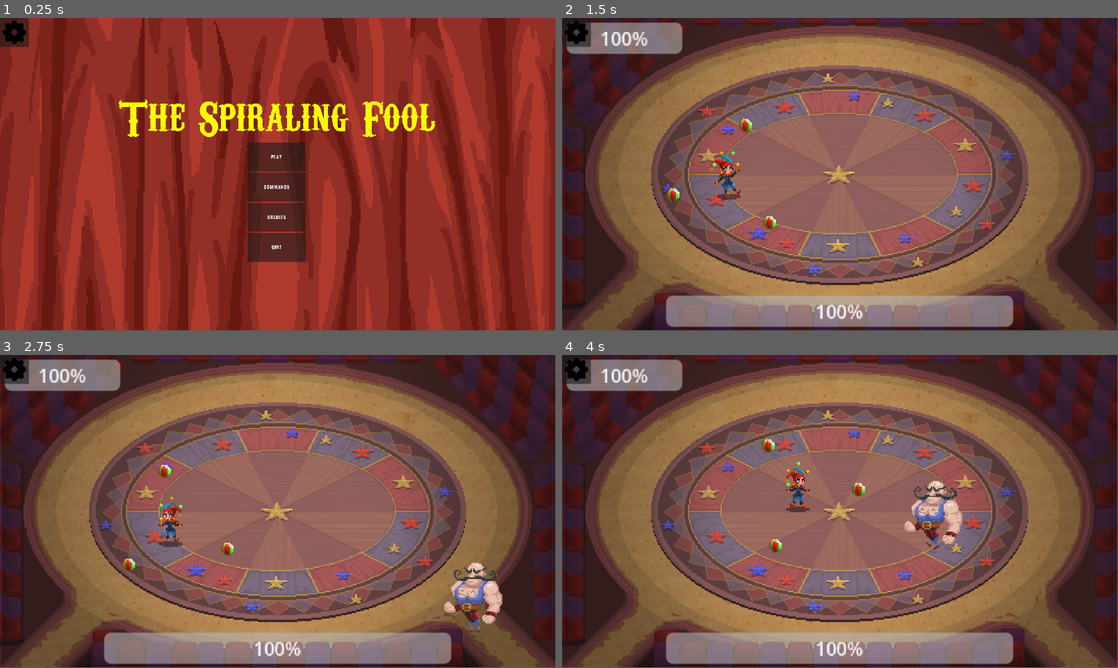
Above: before the commit, frames 1-4 (two rows, left to right).
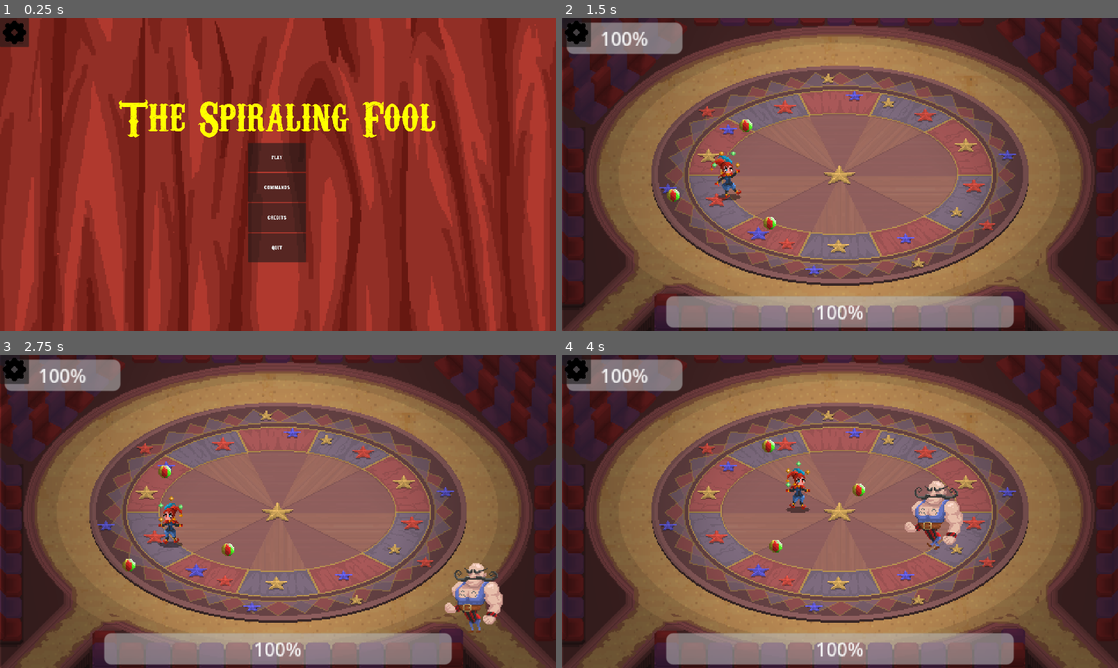
Above: after the commit, the same moments.

Repository: OscarPindaro/BossRushJam2025
Game: Godot game, scene res://scenes/controller/base_controller.tscn
Two runs of this game, one before a commit and one after it. Both use one fixed random seed, a clock stepped at 60 frames per second and the inputs below.
Inputs (mouse positions are in pixels of both pictures, inside the frame that each line leads up to):
- Up to frame 1 (0.25 s): no input
- Up to frame 2 (1.5 s): click "Play" at 0.5 s; move the mouse to (962, 158) at 1.27 s; hold D (ui_right) from 1.28 s (still down)
- Up to frame 3 (2.75 s): move the mouse to (166, 527) at 2.02 s; release D (ui_right) at 2.03 s; hold S (ui_down) from 2.03 s (still down)
- Up to frame 4 (4 s): move the mouse to (895, 442) at 2.77 s; release S (ui_down) at 2.78 s; hold D (ui_right) 2.78-3.53 s; move the mouse to (812, 574) at 3.52 s; hold W (ui_up) from 3.53 s (still down)
The window is 799x449 before the commit and 800x450 after it. Grey fills any space a smaller window leaves; there, only what the larger window draws over its background counts as a difference.

The runs differ from the first frame. In frame 1, 1.8% of the frame differs, in the area x 2-98%, y 0-100%; in frame 2, 3.7%; in frame 3, 4.2%, in the area x 0-100%, y 0-100%; in frame 4, 4.0%.

Commit message:
added some export presets

Diff:
--- a/project.godot
+++ b/project.godot
@@ -13,12 +13,16 @@
 config/name="BossRushGameJam2025"
 run/main_scene="res://scenes/controller/base_controller.tscn"
 config/features=PackedStringArray("4.3", "GL Compatibility")
-config/icon="res://icon.svg"
+config/icon="res://asset/graphic/Palla DA foca.png"
 
 [display]
 
 window/size/viewport_width=1920
 window/size/viewport_height=1080
+window/size/mode=3
+window/size/resizable=false
+window/size/borderless=true
+window/stretch/mode="viewport"
 
 [input]
 
Not shown, added: export_presets.cfg
Not shown, changed: .gitignore
